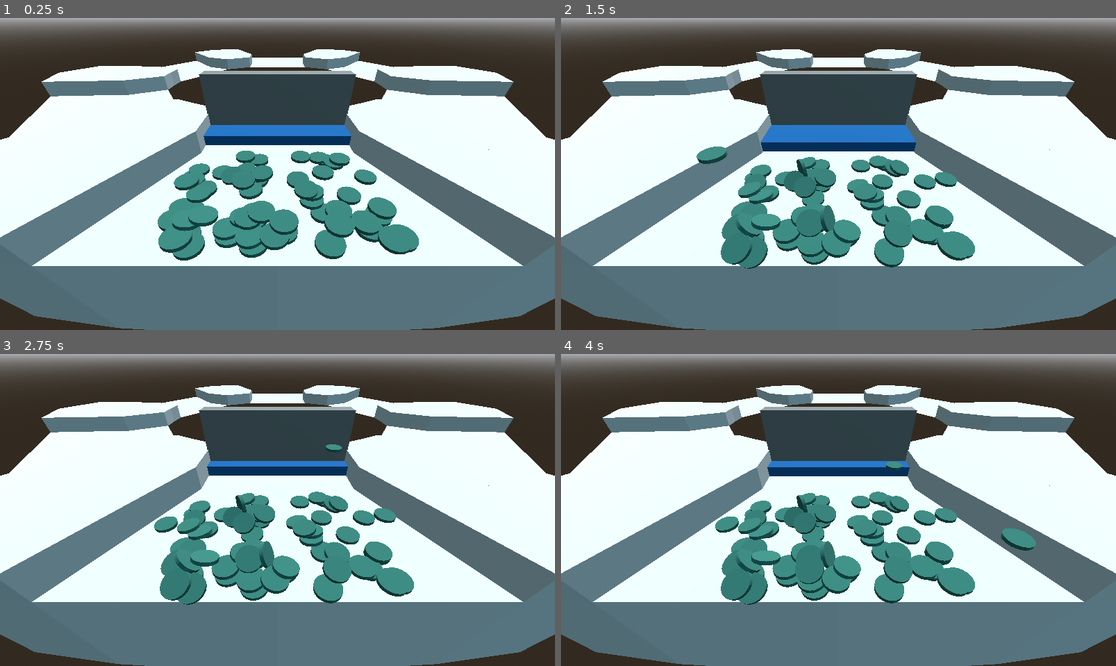
Above: before the commit, frames 1-4 (two rows, left to right).
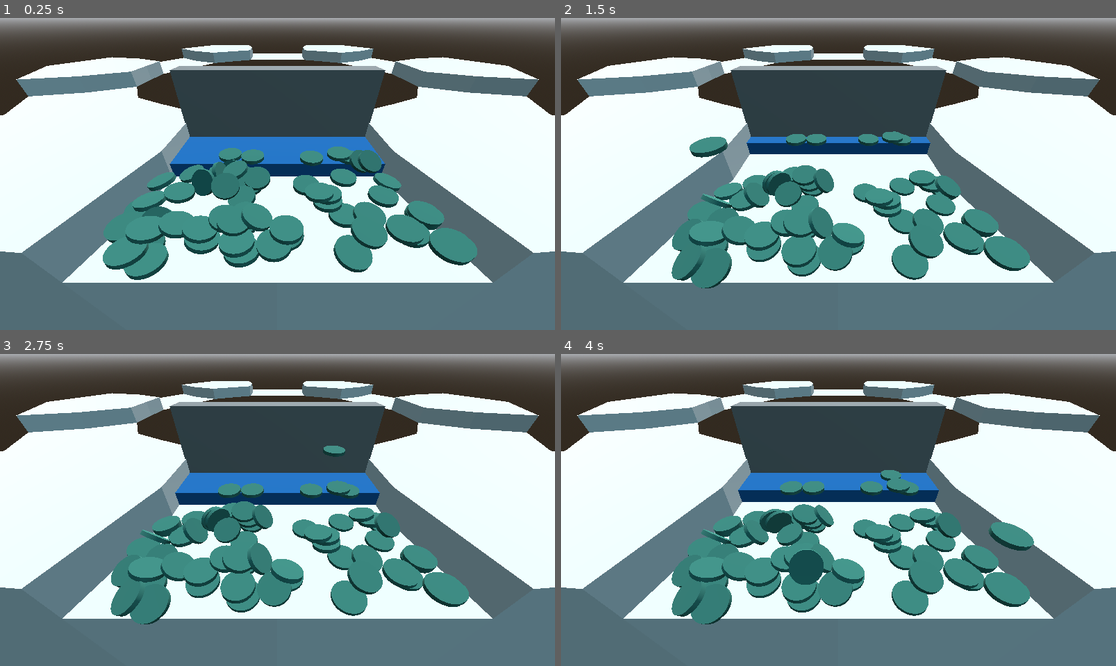
Above: after the commit, the same moments.

Repository: kennethbchen/Coin-Pusher-Game
Game: Godot game, scene res://Game.tscn
Same seed, same stepped clock (60 frames per second), same inputs: the game is played once before the commit and once after it.
Inputs (mouse positions are in pixels of both pictures, inside the frame that each line leads up to):
- Up to frame 1 (0.25 s): no input
- Up to frame 2 (1.5 s): move the mouse to (960, 158) at 0.52 s; press the mouse at (960, 158) at 0.53 s; move the mouse to (727, 189) at 1.27 s; release the mouse at (727, 189) at 1.28 s; click (727, 189) at 1.35 s
- Up to frame 3 (2.75 s): move the mouse to (333, 441) at 2.02 s; press the mouse at (333, 441) at 2.03 s
- Up to frame 4 (4 s): move the mouse to (810, 572) at 2.77 s; release the mouse at (810, 572) at 2.78 s; click (810, 572) at 2.85 s; move the mouse to (1005, 556) at 3.52 s; press the mouse at (1005, 556) at 3.53 s

The runs differ from the first frame. In frame 1, 35% of the frame differs, in the area x 0-100%, y 8-100%; in frame 2, 34%; in frame 3, 35%; in frame 4, 36%.

Commit message:
Modified the pusher geometry

Diff:
--- a/Game.tscn
+++ b/Game.tscn
@@ -13,7 +13,7 @@
 dof_blur_amount = 0.02
 
 [sub_resource type="BoxShape3D" id="BoxShape3D_ss8l5"]
-size = Vector3(8.70717, 0.654592, 5.45142)
+size = Vector3(10.6535, 0.0553397, 4.59185)
 
 [sub_resource type="PhysicsMaterial" id="PhysicsMaterial_mbf4w"]
 
@@ -26,19 +26,13 @@
 [sub_resource type="PhysicsMaterial" id="PhysicsMaterial_v5i0y"]
 
 [sub_resource type="BoxShape3D" id="BoxShape3D_gwtrq"]
-size = Vector3(15, 0.25, 10)
+size = Vector3(15, 5.90867, 10)
 
 [sub_resource type="BoxShape3D" id="BoxShape3D_lss3s"]
-size = Vector3(1.09942, 10.7226, 7.95525)
+size = Vector3(1.09942, 10.7226, 5.57271)
 
 [sub_resource type="BoxShape3D" id="BoxShape3D_skav7"]
-size = Vector3(1.09942, 13.8097, 5.16532)
-
-[sub_resource type="BoxShape3D" id="BoxShape3D_ykq4p"]
-size = Vector3(1.09942, 10.7226, 7.95525)
-
-[sub_resource type="BoxShape3D" id="BoxShape3D_6yukm"]
-size = Vector3(1.09942, 13.8097, 5.16532)
+size = Vector3(1.09942, 13.8097, 5.25509)
 
 [sub_resource type="WorldBoundaryShape3D" id="WorldBoundaryShape3D_egkv5"]
 plane = Plane(0, 0, -1, 0)
@@ -60,7 +54,7 @@
 camera_attributes = SubResource("CameraAttributesPractical_nub80")
 
 [node name="SpawnArea" type="CollisionShape3D" parent="."]
-transform = Transform3D(1, 0, 0, 0, 1, 0, 0, 0, 1, 0, 0.799474, -19.6024)
+transform = Transform3D(1, 0, 0, 0, 1, 0, 0, 0, 1, 0, 0.799474, -19.8204)
 shape = SubResource("BoxShape3D_ss8l5")
 disabled = true
 script = ExtResource("3_ly35t")
@@ -68,7 +62,7 @@
 [node name="Env" type="Node" parent="."]
 
 [node name="Camera3D" type="Camera3D" parent="Env"]
-transform = Transform3D(-1, 2.96134e-08, -8.22544e-08, -2.63918e-08, 0.794722, 0.606974, 8.33439e-08, 0.606974, -0.794722, -9.53674e-07, 6.42148, -26.0892)
+transform = Transform3D(-1, 2.96134e-08, -8.22544e-08, -2.63918e-08, 0.794722, 0.606974, 8.33439e-08, 0.606974, -0.794722, -9.53674e-07, 5.56759, -25.1778)
 
 [node name="DirectionalLight3D" type="DirectionalLight3D" parent="Env"]
 transform = Transform3D(0.599191, 0.796663, -0.079363, -0.481973, 0.438096, 0.758798, 0.639274, -0.416415, 0.646473, -0.00509369, 8.25412, 0.0035336)
@@ -78,13 +72,13 @@
 [node name="CoinPusher" parent="Table" instance=ExtResource("7_bk6p4")]
 
 [node name="Pusher" type="AnimatableBody3D" parent="Table"]
-transform = Transform3D(1, 0, 0, 0, 1, 0, 0, 0, 1, 0, 0.156359, -13.0322)
+transform = Transform3D(1, 0, 0, 0, 1, 0, 0, 0, 1, 0, 0.156359, -15.5633)
 physics_material_override = SubResource("PhysicsMaterial_mbf4w")
 script = ExtResource("3_usv3y")
 enabled = false
 push_direction = Vector3(0, 0, 1)
 push_distance = 2.0
-push_frequency = 1.5
+push_frequency = 2.0
 metadata/_edit_group_ = true
 
 [node name="MeshInstance3D" type="MeshInstance3D" parent="Table/Pusher"]
@@ -102,34 +96,35 @@
 metadata/_edit_group_ = true
 
 [node name="CollisionShape3D" type="CollisionShape3D" parent="Table/Colliders/Floor"]
+transform = Transform3D(1, 0, 0, 0, 1, 0, 0, 0, 1, 0, -2.86243, 0)
 shape = SubResource("BoxShape3D_gwtrq")
 
 [node name="Left" type="StaticBody3D" parent="Table/Colliders"]
-transform = Transform3D(1, 0, 0, 0, 1, 0, 0, 0, 1, 6.81116, 2.28074, -18.9338)
+transform = Transform3D(1, 0, 0, 0, 1, 0, 0, 0, 1, 6.82606, 2.28074, -21.6214)
 metadata/_edit_group_ = true
 
 [node name="CollisionShape3D" type="CollisionShape3D" parent="Table/Colliders/Left"]
-transform = Transform3D(0.902585, 0, -0.430511, 0, 1, 0, 0.430511, 0, 0.902585, 0, 1.61852, 0)
+transform = Transform3D(0.965926, 0, -0.258819, 0, 1, 0, 0.258819, 0, 0.965926, -1.00626, 1.61852, 0.805893)
 shape = SubResource("BoxShape3D_lss3s")
 
 [node name="CollisionShape3D2" type="CollisionShape3D" parent="Table/Colliders/Left"]
-transform = Transform3D(1, 0, 0, 0, 0.999999, 0, 0, 0, 0.999999, -1.72429, 0, 5.97509)
+transform = Transform3D(1, 0, 0, 0, 0.999999, 0, 0, 0, 0.999999, -1.72429, 0, 5.99775)
 shape = SubResource("BoxShape3D_skav7")
 
 [node name="Right" type="StaticBody3D" parent="Table/Colliders"]
-transform = Transform3D(1, 0, 0, 0, 1, 0, 0, 0, 1, -6.811, 2.281, -18.934)
+transform = Transform3D(1, 0, 0, 0, 1, 0, 0, 0, 1, -6.826, 2.281, -21.621)
 metadata/_edit_group_ = true
 
 [node name="CollisionShape3D" type="CollisionShape3D" parent="Table/Colliders/Right"]
-transform = Transform3D(0.902585, 0, 0.430511, 0, 1, 0, -0.430511, 0, 0.902585, 0, 1.61852, 0)
-shape = SubResource("BoxShape3D_ykq4p")
+transform = Transform3D(0.965926, 0, 0.258819, 0, 1, 0, -0.258819, 0, 0.965926, 1.006, 1.619, 0.806)
+shape = SubResource("BoxShape3D_lss3s")
 
 [node name="CollisionShape3D2" type="CollisionShape3D" parent="Table/Colliders/Right"]
-transform = Transform3D(1, 0, 0, 0, 0.999999, 0, 0, 0, 0.999999, 1.724, 0, 5.975)
-shape = SubResource("BoxShape3D_6yukm")
+transform = Transform3D(1, 0, 0, 0, 0.999999, 0, 0, 0, 0.999999, 1.724, 0, 5.998)
+shape = SubResource("BoxShape3D_skav7")
 
 [node name="Back" type="StaticBody3D" parent="Table/Colliders"]
-transform = Transform3D(1, 0, 0, 0, 1, 0, 0, 0, 1, 0, 1.69056, -12.9641)
+transform = Transform3D(1, 0, 0, 0, 1, 0, 0, 0, 1, 0, 1.69056, -15.4952)
 metadata/_edit_group_ = true
 
 [node name="CollisionShape3D" type="CollisionShape3D" parent="Table/Colliders/Back"]
Not shown: 1 places in Game.tscn that only renumber resources
Binary file changed: Models/CoinPusher/CoinPusher.bin
Not shown, changed: Models/CoinPusher/CoinPusher.gltf
